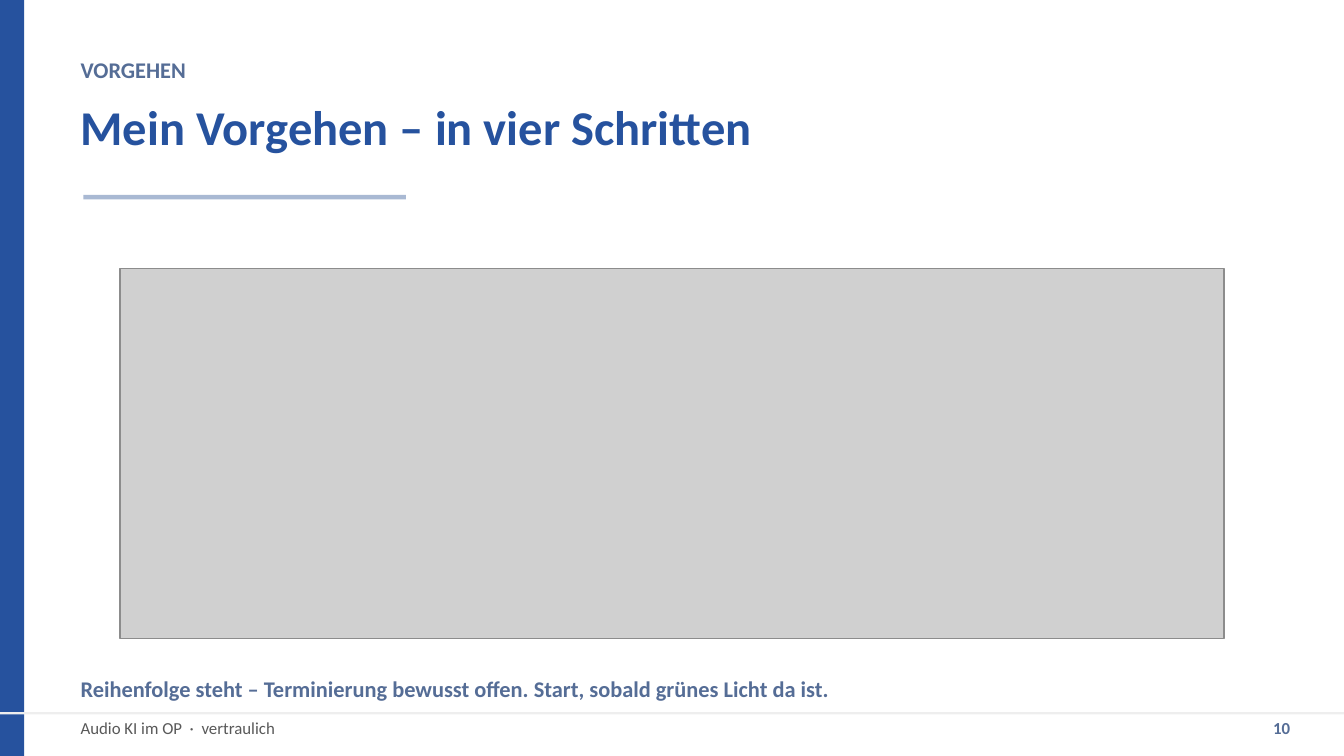
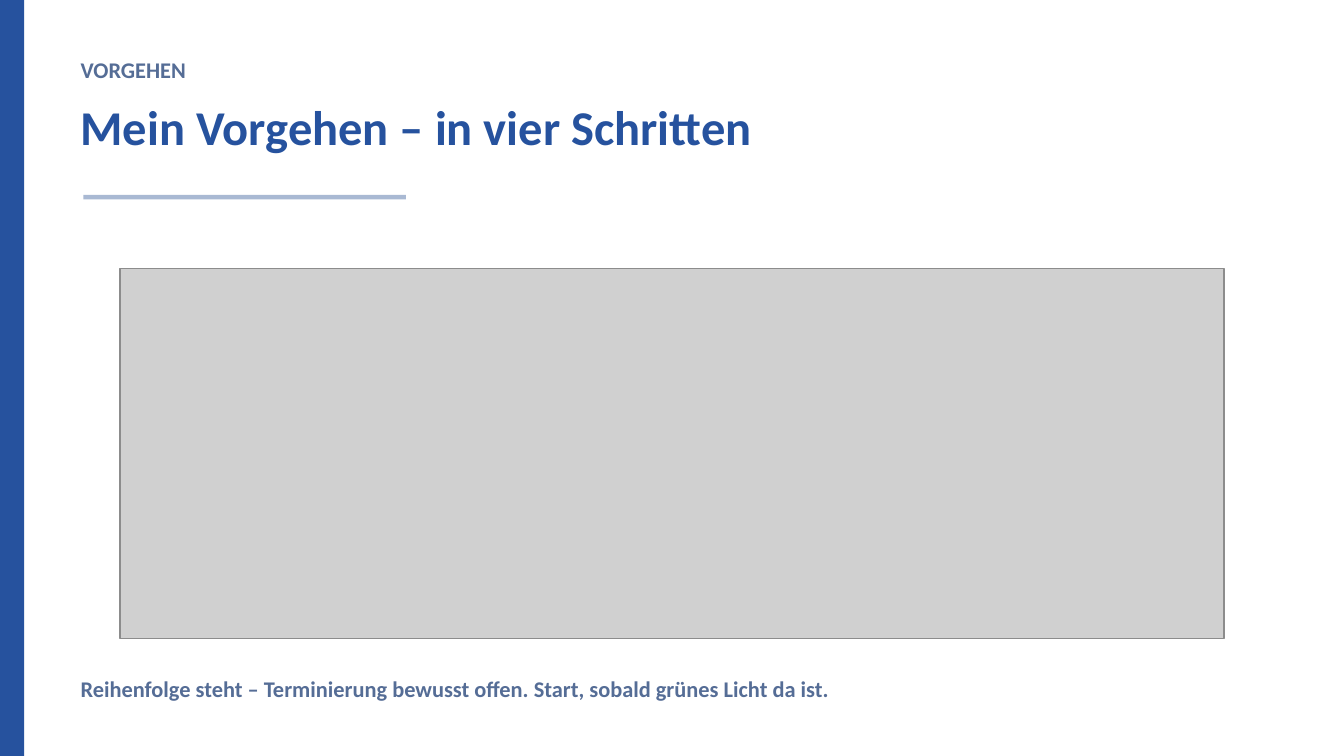
Before and after one commit to Sebastianue/hallo-github, a slide deck: slide 10 of audio-ki-op/praesentation/Audio-KI-OP-Praesentation.pptx. Drawn at 1344x756 pixels with LibreOffice and Linux fonts; fonts in the diff are those of the drawing; grey boxes stand for pictures; background and template pictures are left out. Boxes give left, top, right and bottom in pixels: in the first picture for what was removed or moved away, otherwise in the second. Text is boxed around its words. In the diff, an @@ line names an element or a change of style, - is before the commit and + after.

```diff
--- a/audio-ki-op/praesentation/Audio-KI-OP-Praesentation.pptx
+++ b/audio-ki-op/praesentation/Audio-KI-OP-Praesentation.pptx
@@ rectangle removed at box(0, 712, 1344, 715) @@
@@ text removed at box(81, 722, 275, 734) @@
-Audio KI im OP · vertraulich
@@ text removed at box(1273, 723, 1290, 734) @@
-10
```
Also in this commit, not shown: 9 other slides changed, 2 other files.
